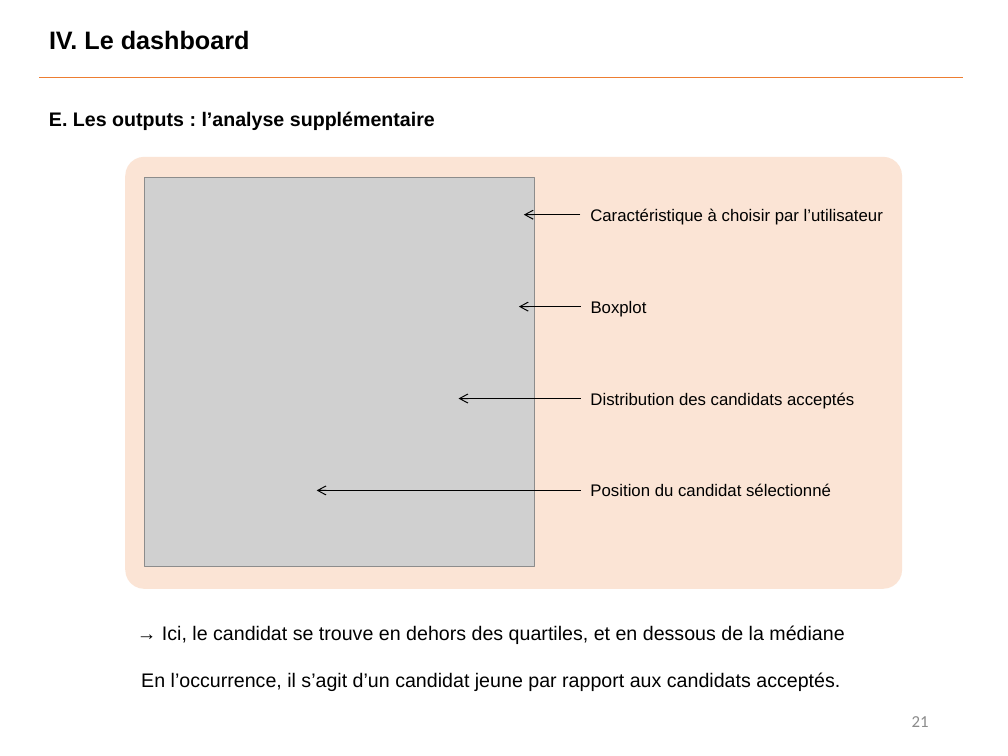
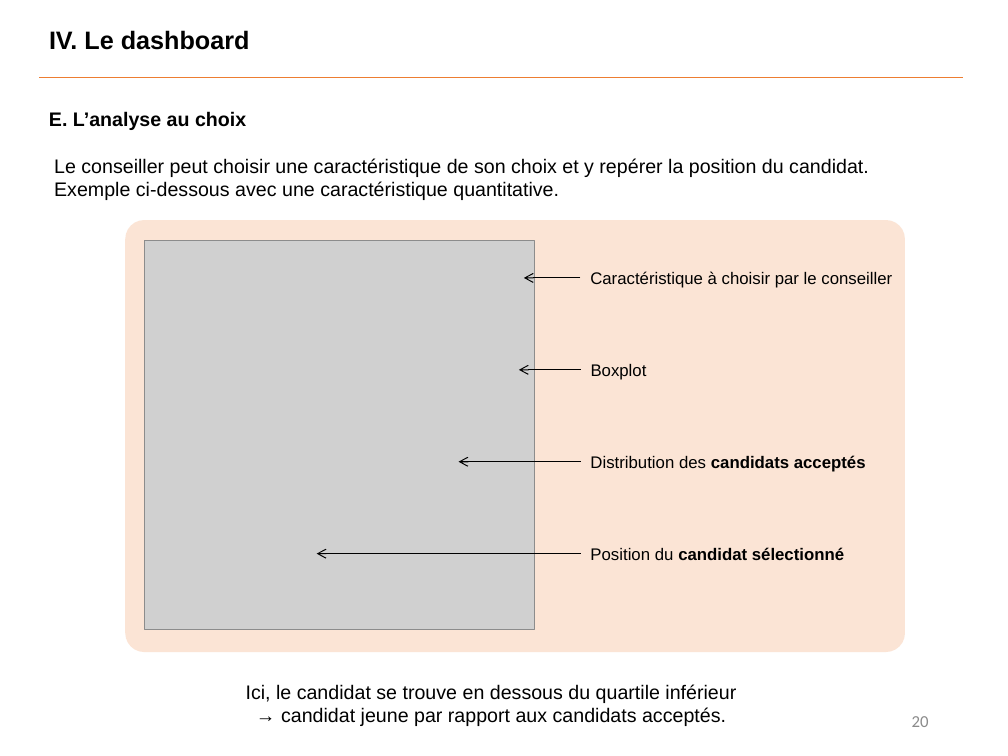
Before and after one commit to Benoit-78/P7_credit_loan_scoring_model, a slide deck: slide 20 of soutenance/P7_soutenance.pptx (slide 21 before the commit). Drawn at 1008x756 pixels with LibreOffice and Linux fonts; fonts in the diff are those of the drawing; grey boxes stand for pictures. Boxes give left, top, right and bottom in pixels: in the first picture for what was removed or moved away, otherwise in the second. Text is boxed around its words. In the diff, an @@ line names an element or a change of style, - is before the commit and + after.

```diff
--- a/soutenance/P7_soutenance.pptx
+++ b/soutenance/P7_soutenance.pptx
@@ text at box(49, 111, 246, 130): text changed @@
-E. Les outputs : l’analyse supplémentaire
+E. L’analyse au choix
@@ text added at box(54, 158, 869, 200), 14 pt, text #000000 @@
+Le conseiller peut choisir une caractéristique de son choix et y repérer la position du candidat.
+Exemple ci-dessous avec une caractéristique quantitative.
@@ text at box(590, 271, 892, 288): text changed @@
-Caractéristique à choisir par l’utilisateur
+Caractéristique à choisir par le conseiller
@@ text "Distribution des candidats acceptés": place and size @@
-text "Distribution des candidats acceptés" at box(590, 392, 854, 409)
+text "Distribution des candidats acceptés" at box(590, 455, 866, 472)
@@ text "Distribution des candidats acceptés" at box(590, 455, 866, 472): bold on in "candidats acceptés" @@
@@ 3 arrows, 1 picture, 1 text, 1 rounded rectangle: place and size @@
-3 arrows, 1 picture, 1 text, 1 rounded rectangle at box(125, 157, 902, 590)
+3 arrows, 1 picture, 1 text, 1 rounded rectangle at box(125, 220, 905, 652)
@@ text "Position du candidat sélectionné": place and size @@
-text "Position du candidat sélectionné" at box(590, 483, 831, 496)
+text "Position du candidat sélectionné" at box(590, 547, 844, 560)
@@ text "Position du candidat sélectionné" at box(590, 547, 844, 560): bold on in "candidat sélectionné" @@
@@ arrow moved from (581, 491) - (317, 491) to (581, 553) - (317, 553) @@
@@ text at box(246, 684, 736, 726): text changed @@
-→ Ici, le candidat se trouve en dehors des quartiles, et en dessous de la médiane
-En l’occurrence, il s’agit d’un candidat jeune par rapport aux candidats acceptés.
+Ici, le candidat se trouve en dessous du quartile inférieur
+→ candidat jeune par rapport aux candidats acceptés.
@@ page number at box(912, 716, 929, 727): text changed @@
-21
+20
```
Also in this commit, not shown: 19 other slides changed, 3 slides added, 2 slides removed, 1 other file.
